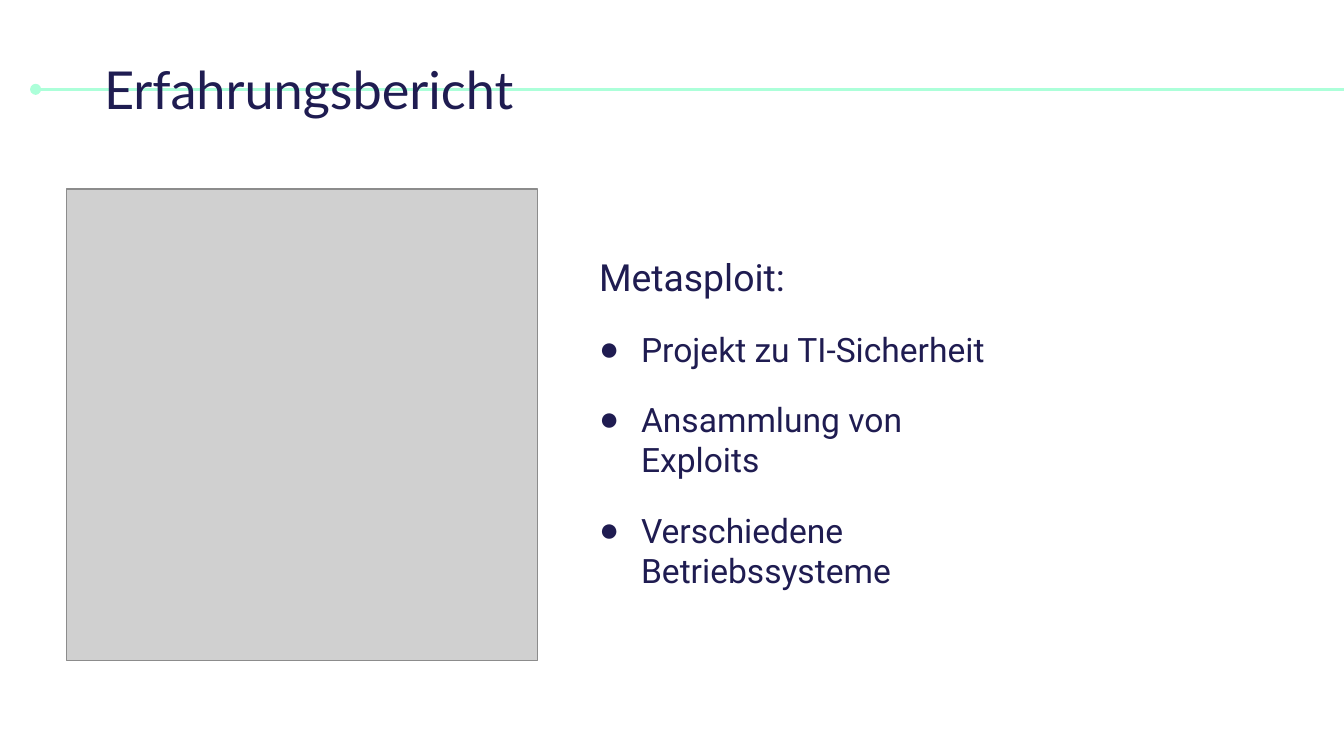
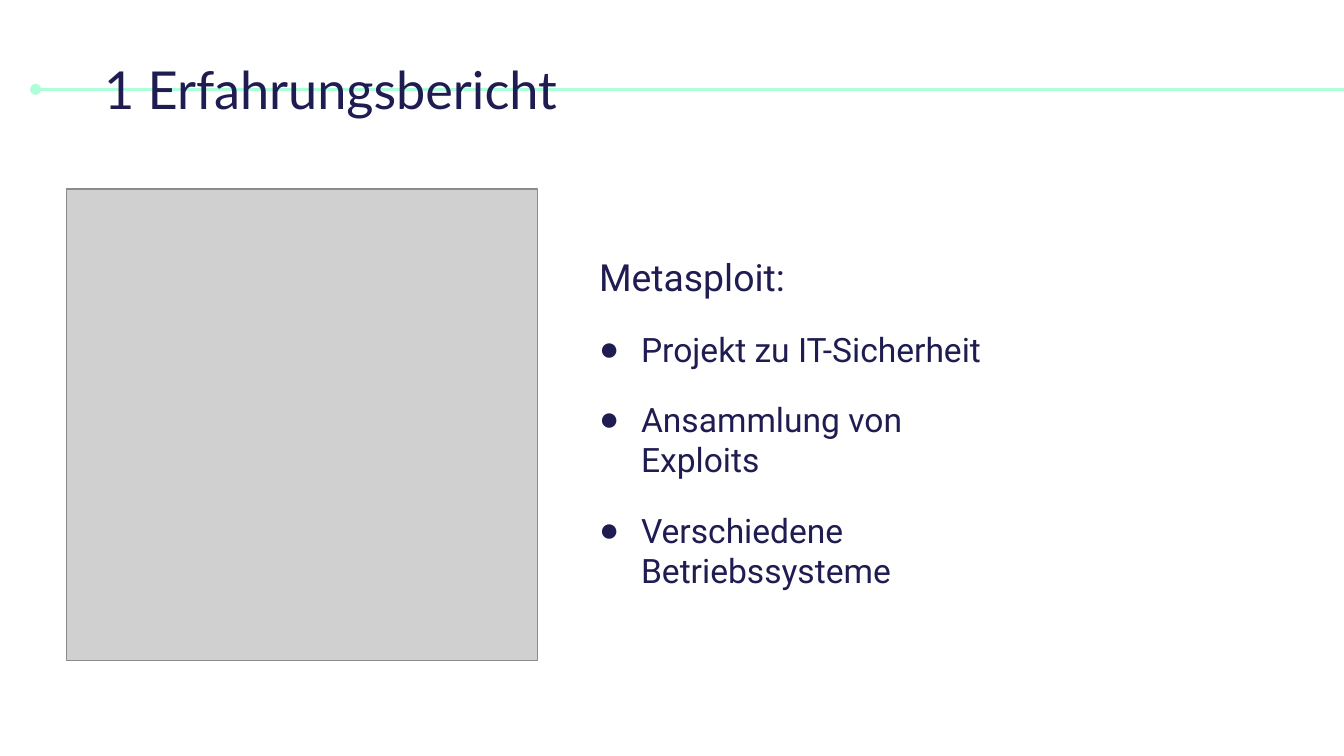
Before and after one commit to eliagarzi/m146-gruebigarzi, a slide deck: slide 3 of LB1/LB-1_Sicherheitim_WAN.pptx. Drawn at 1344x756 pixels with LibreOffice and Linux fonts; fonts in the diff are those of the drawing; grey boxes stand for pictures. Boxes give left, top, right and bottom in pixels: in the first picture for what was removed or moved away, otherwise in the second. Text is boxed around its words. In the diff, an @@ line names an element or a change of style, - is before the commit and + after.

```diff
--- a/LB1/LB-1_Sicherheitim_WAN.pptx
+++ b/LB1/LB-1_Sicherheitim_WAN.pptx
@@ title at (x1=104, y1=70, x2=557, y2=119): text changed @@
-Erfahrungsbericht
+1 Erfahrungsbericht
@@ text at (x1=641, y1=336, x2=981, y2=369): text changed @@
-● Projekt zu TI-Sicherheit
+● Projekt zu IT-Sicherheit
```
Also in this commit, not shown: 7 other slides changed, 2 slides added, 5 slides removed.
